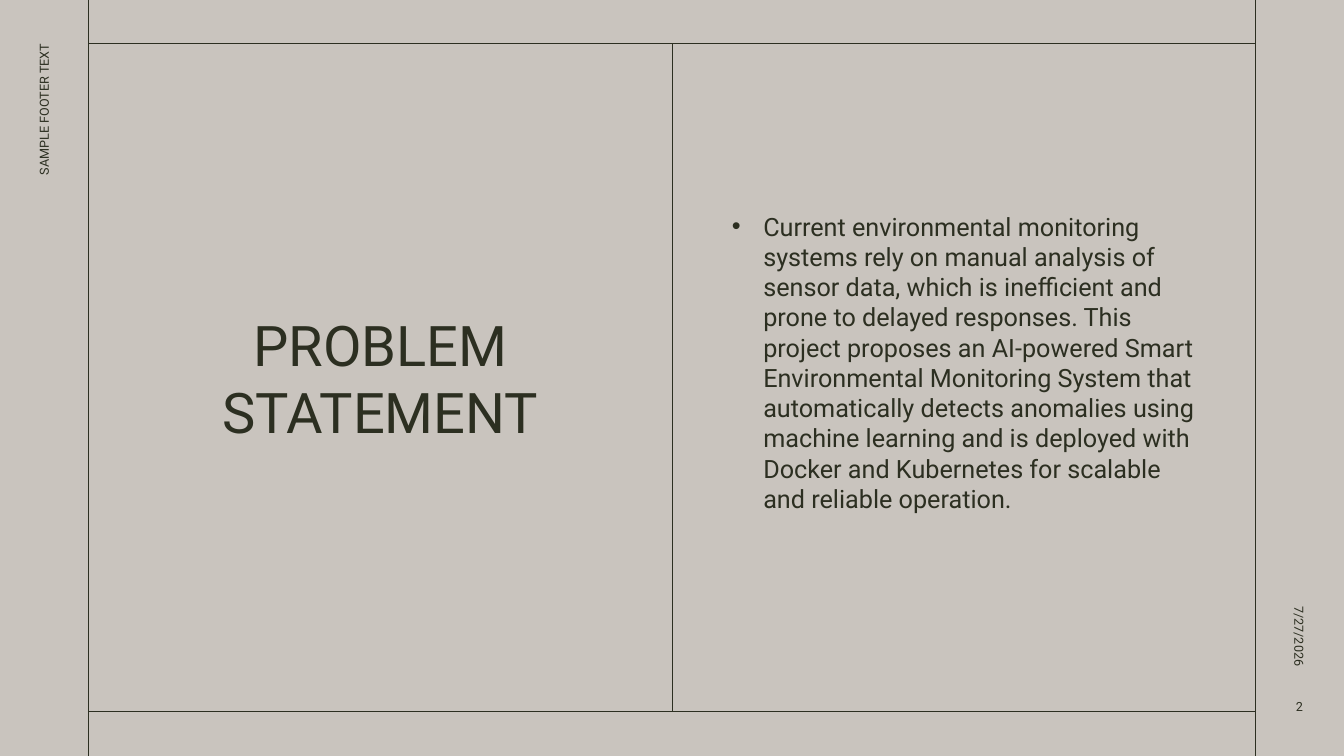
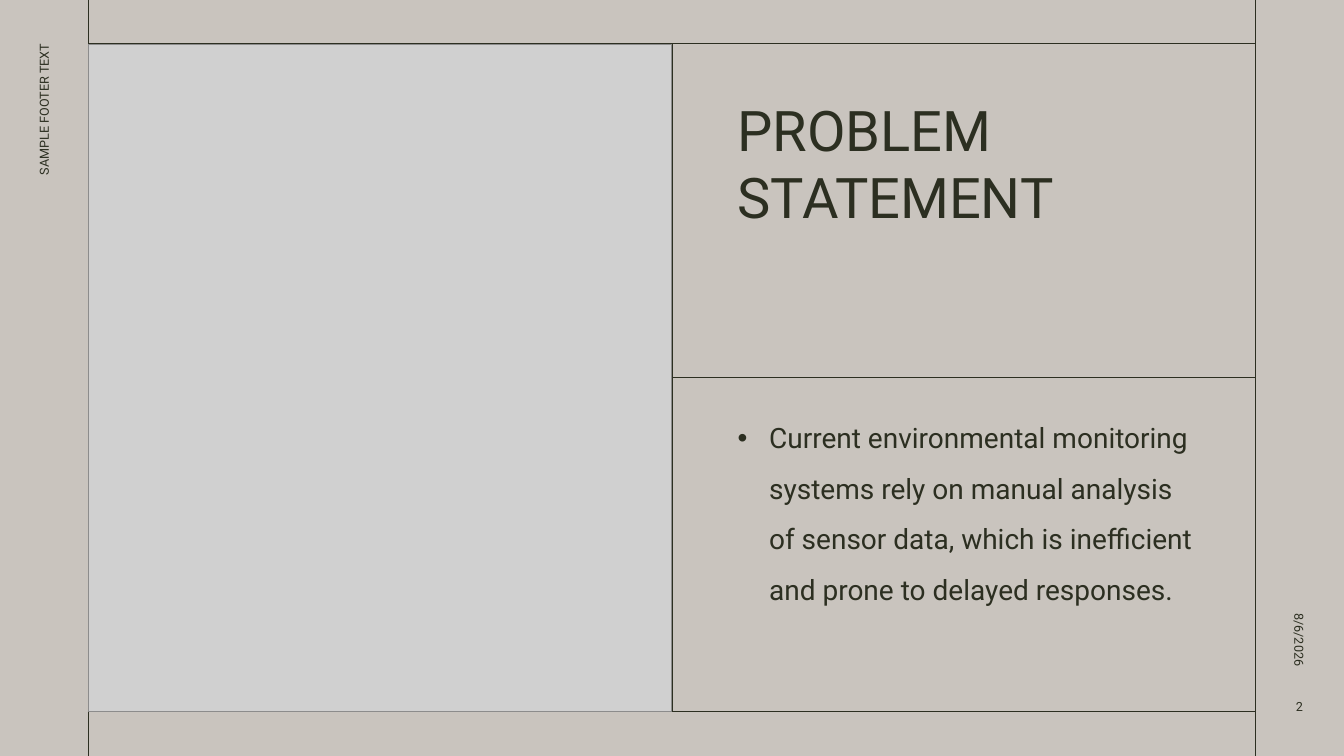
Before and after one commit to cucucumber789-svg/EGT307_T2_Bacon, a slide deck: slide 2 of EGT307 PRESENTATION.pptx. Drawn at 1344x756 pixels with LibreOffice and Linux fonts; fonts in the diff are those of the drawing; grey boxes stand for pictures. Boxes give left, top, right and bottom in pixels: in the first picture for what was removed or moved away, otherwise in the second. Text is boxed around its words. In the diff, an @@ line names an element or a change of style, - is before the commit and + after.

```diff
--- a/EGT307 PRESENTATION.pptx
+++ b/EGT307 PRESENTATION.pptx
@@ picture added at (x1=89, y1=44, x2=671, y2=712) @@
@@ title "PROBLEM STATEMENT" moved from (x1=222, y1=325, x2=538, y2=434) to (x1=738, y1=110, x2=1054, y2=219) @@
@@ title "PROBLEM STATEMENT" at (x1=738, y1=110, x2=1054, y2=219): alignment centre to left; vertical alignment middle to top @@
@@ line added from (1256, 378) to (671, 378), #2C2F21 0.5 pt @@
@@ text "Current environmental monitoring systems rely ..." at (x1=769, y1=427, x2=1192, y2=606): vertical alignment middle to top @@
@@ text at (x1=769, y1=427, x2=1192, y2=606): text changed; size 18 to 20 pt @@
-• Current environmental monitoring systems rely on manual analysis of sensor data, which is inefficient and prone to delayed responses. This project proposes an AI-powered Smart Environmental Monitoring System that automatically detects anomalies using machine learning and is deployed with Docker and Kubernetes for scalable and reliable operation.
+• Current environmental monitoring systems rely on manual analysis of sensor data, which is inefficient and prone to delayed responses.
@@ text at (x1=1291, y1=618, x2=1308, y2=665): text changed @@
-7/27/2026
+8/6/2026
```
Also in this commit, not shown: 13 other slides changed, 3 slides added, 2 slides removed, 48 other files.
